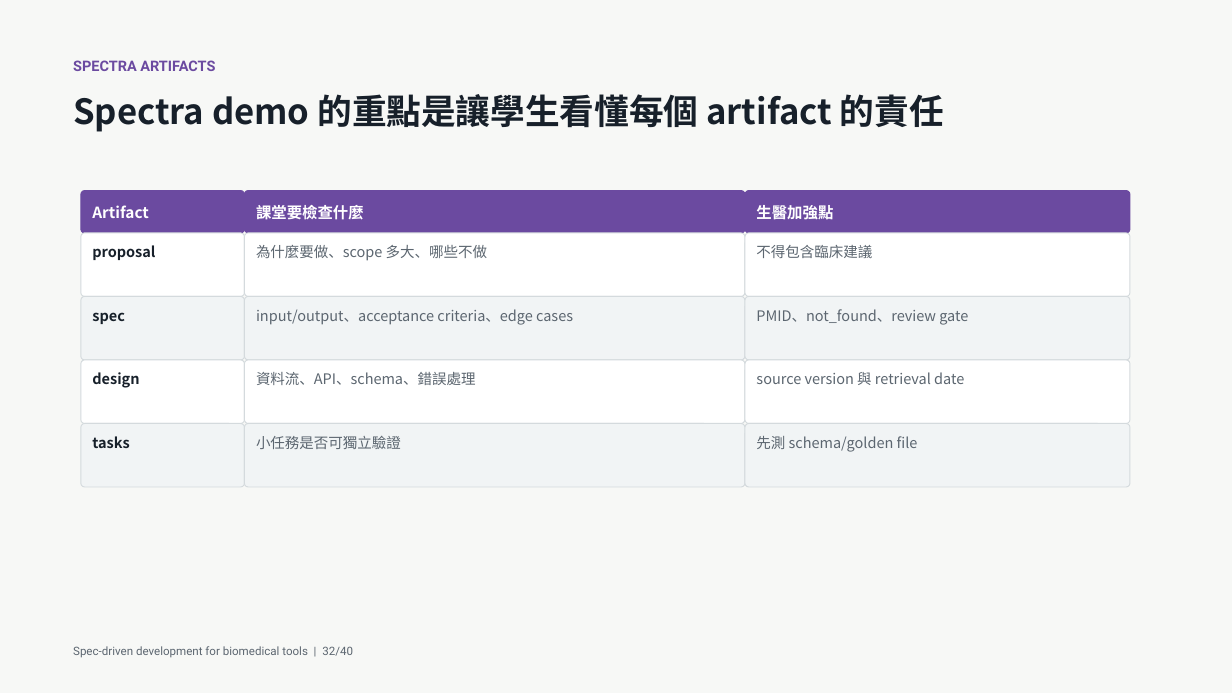
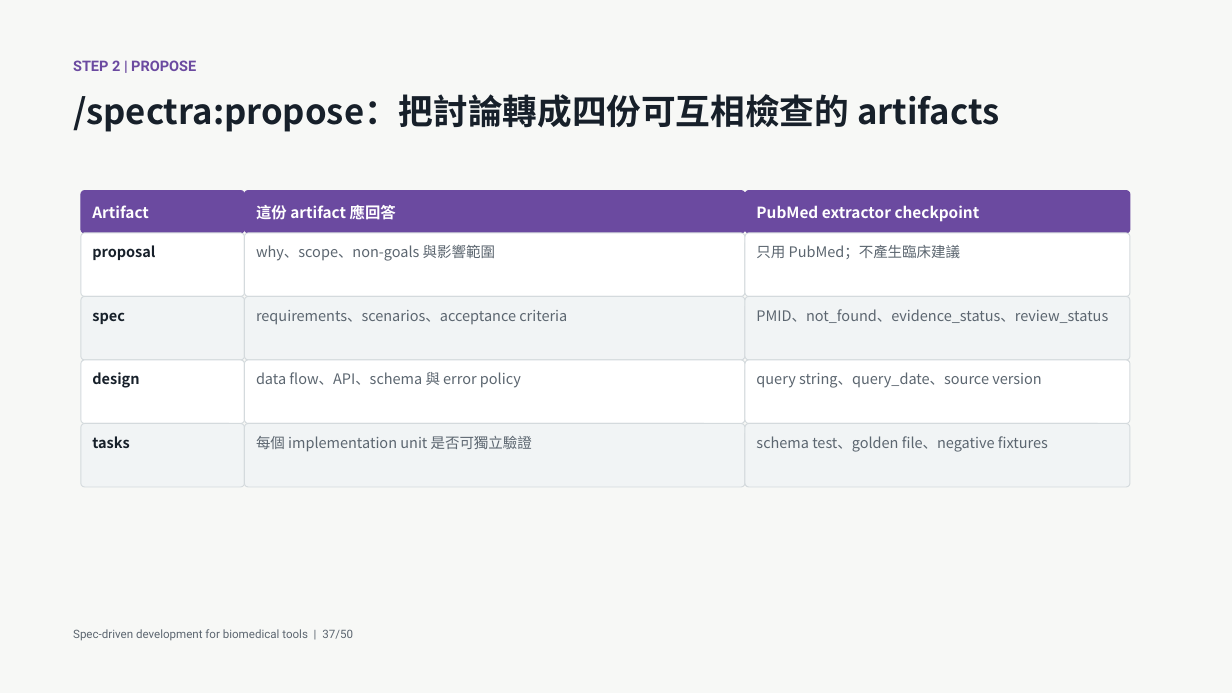
Before and after one commit to godkin1211/LLM_applications_on_BioMedicalData, a slide deck: slide 37 of slides/lesson-08-spec-driven-development-biomedical-tools.pptx (slide 32 before the commit). Drawn at 1232x693 pixels with LibreOffice and Linux fonts; fonts in the diff are those of the drawing. Boxes give left, top, right and bottom in pixels: in the first picture for what was removed or moved away, otherwise in the second. Text is boxed around its words. In the diff, an @@ line names an element or a change of style, - is before the commit and + after.

Commit message:
Expand Spectra demo in Lesson 08

```diff
--- a/slides/lesson-08-spec-driven-development-biomedical-tools.pptx
+++ b/slides/lesson-08-spec-driven-development-biomedical-tools.pptx
@@ text at bbox=[73, 60, 196, 71]: text changed @@
-SPECTRA ARTIFACTS
+STEP 2 | PROPOSE
@@ text at bbox=[73, 94, 999, 132]: text changed @@
-Spectra demo 的重點是讓學生看懂每個 artifact 的責任
+/spectra:propose：把討論轉成四份可互相檢查的 artifacts
@@ text at bbox=[256, 205, 396, 220]: text changed @@
-課堂要檢查什麼
+這份 artifact 應回答
@@ text at bbox=[756, 205, 980, 222]: text changed @@
-生醫加強點
+PubMed extractor checkpoint
@@ text at bbox=[256, 245, 495, 261]: text changed @@
-為什麼要做、scope 多大、哪些不做
+why、scope、non-goals 與影響範圍
@@ text at bbox=[756, 245, 960, 259]: text changed @@
-不得包含臨床建議
+只用 PubMed；不產生臨床建議
@@ text at bbox=[256, 310, 567, 325]: text changed @@
-input/output、acceptance criteria、edge cases
+requirements、scenarios、acceptance criteria
@@ text at bbox=[756, 309, 1108, 323]: text changed @@
-PMID、not_found、review gate
+PMID、not_found、evidence_status、review_status
@@ text at bbox=[256, 372, 521, 388]: text changed @@
-資料流、API、schema、錯誤處理
+data flow、API、schema 與 error policy
@@ text at bbox=[756, 372, 1041, 388]: text changed @@
-source version 與 retrieval date
+query string、query_date、source version
@@ text at bbox=[256, 436, 532, 452]: text changed @@
-小任務是否可獨立驗證
+每個 implementation unit 是否可獨立驗證
@@ text at bbox=[756, 436, 1048, 452]: text changed @@
-先測 schema/golden file
+schema test、golden file、negative fixtures
@@ text at bbox=[73, 629, 353, 641]: text changed @@
-Spec-driven development for biomedical tools | 32/40
+Spec-driven development for biomedical tools | 37/50
```
Also in this commit, not shown: 37 other slides changed, 12 slides added, 2 slides removed, 2 other files.
